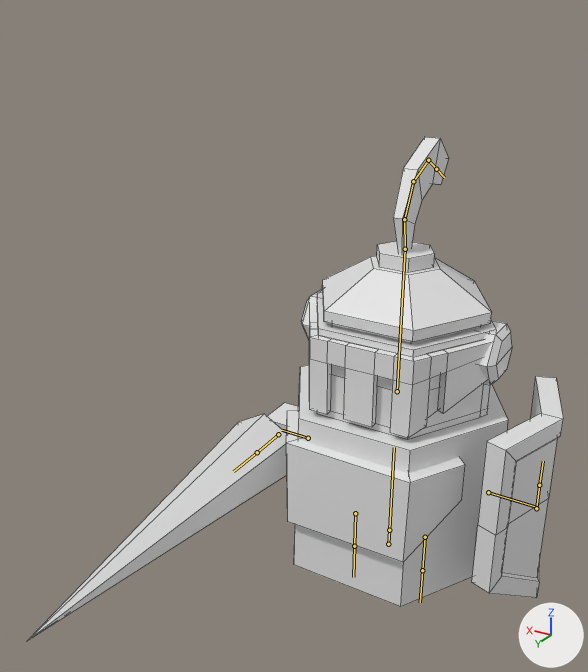
Before and after pictures for a commit that changed the FBX model Assets/Imported Assets/Models/Enemies/Knight.fbx.
The view is the same before and after, from a 50 mm lens placed at (-0.373, 0.884, 0.754), pointed at (0.055, 0.171, 0.397). The axes (+X, +Y, +Z) are drawn at lower right. The lights are the same throughout. The bones that bend it are drawn over the model as lines. Mesh edges are drawn as thin lines.

In view in the first picture: 'Knight_Torso'.
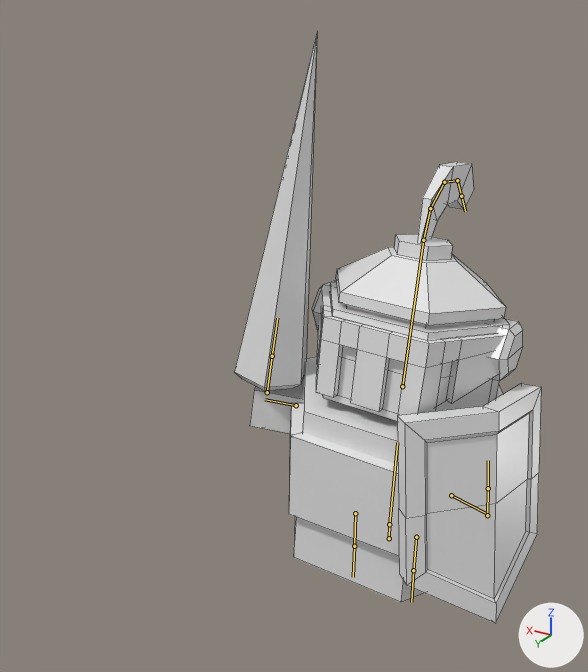
The newer file adds an action. The first version stands in its rest pose; the second is drawn at frame 12 of the action 'Knight_Celebration'.

The edits, one by one:
Bone 'Root' (bone_root) moves from (0.0, 0.0, 0.0) to (0.0, 0.009, 0.0).
Bone 'Spine' (bone_spine) turns from (0, 0, 0) to (0, 0, -2) degrees about its own x, y and z.
Bone 'Head' (bone_head) turns from (0, 0, 0) to (-7, 0, 0) degrees about its own x, y and z.
Bone 'Feather_1' (bone_feather_1) turns from (0, 0, 0) to (-21, 0, 0) degrees about its own x, y and z.
Bone 'Feather_2' (bone_feather_2) turns from (0, 0, 0) to (-3, 0, 0) degrees about its own x, y and z.
Bone 'Feather_4' (bone_feather_4) turns from (0, 0, 0) to (-11, 0, 0) degrees about its own x, y and z.
Bone 'Arm.L' (bone_arm_l) moves from (0.0, 0.0, 0.0) to (-0.014, -0.033, 0.059).
Bone 'Arm.L' (bone_arm_l) turns from (0, 0, 0) to (27, -7, 9) degrees about its own x, y and z.
Bone 'Arm.R' (bone_arm_r) moves from (0.0, 0.0, 0.0) to (0.051, 0.009, 0.028).
Bone 'Arm.R' (bone_arm_r) turns from (0, 0, 0) to (93, 67, 87) degrees about its own x, y and z.
Bone 'Leg.L' (bone_leg_l) moves from (0.0, 0.0, 0.0) to (0.012, 0.013, 0.0).
Bone 'Leg.L' (bone_leg_l) turns from (0, 0, 0) to (0, 0, 2) degrees about its own x, y and z.

Location of each change, [x1, y1, x2, y2] in pixels of the pictures (588 x 672 px):
'Knight_Torso', posed (42% narrower, 17% taller): before [29, 137, 563, 640]; after [234, 34, 541, 623]
bone 'Root', root to tip: before (388, 544) to (389, 530); after (389, 538) to (389, 524)
bone 'Spine', root to tip: before (389, 530) to (394, 447); after (389, 524) to (397, 442)
bone 'Head', root to tip: before (397, 391) to (405, 249); after (402, 386) to (423, 240)
bone 'Feather_1', root to tip: before (405, 249) to (404, 219); after (423, 240) to (430, 208)
bone 'Feather_2', root to tip: before (404, 219) to (413, 181); after (430, 208) to (444, 182)
bone 'Feather_4', root to tip: before (428, 160) to (436, 169); after (457, 180) to (461, 196)
bone 'Arm.L', root to tip: before (488, 492) to (536, 507); after (451, 495) to (487, 514)
bone 'Arm.R', root to tip: before (308, 438) to (282, 430); after (296, 405) to (265, 399)
bone 'Leg.L', root to tip: before (425, 537) to (422, 570); after (416, 537) to (413, 570)
